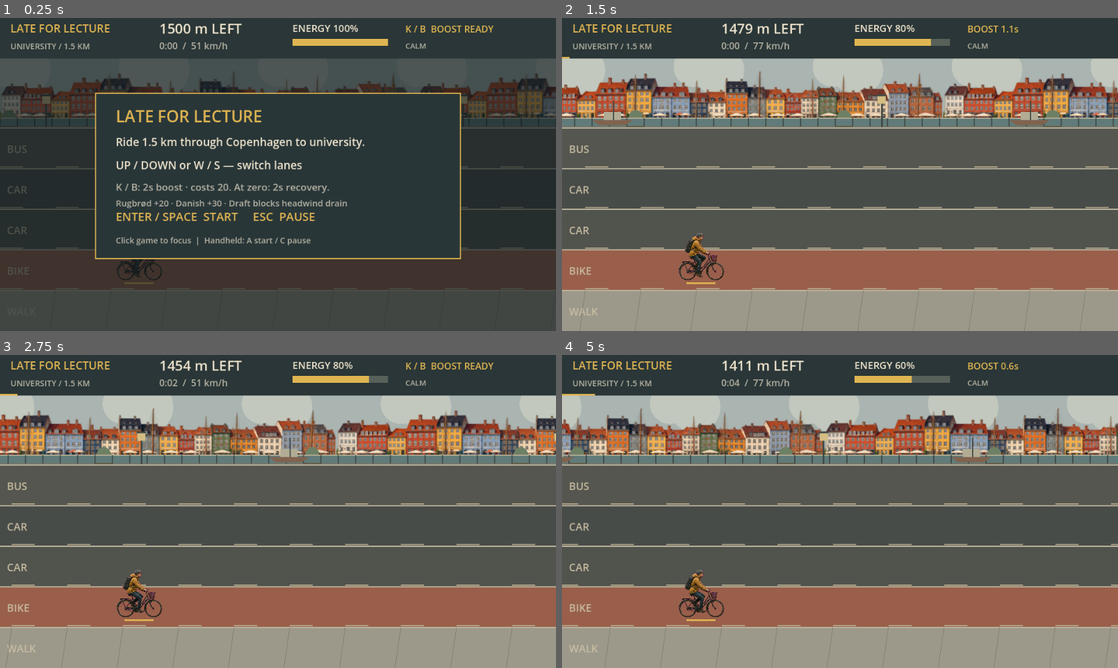
Above: before the commit, frames 1-4 (two rows, left to right).
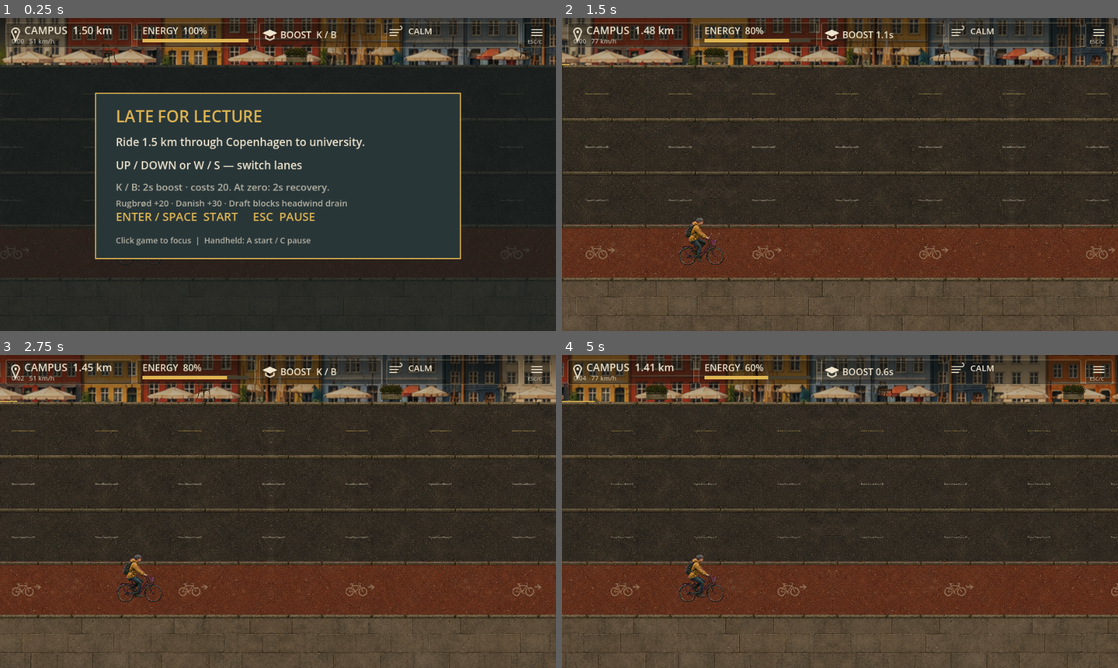
Above: after the commit, the same moments.

Repository: valesin/RushToCampus
Game: Godot game, scene res://scenes/cycling/CyclingGame.tscn
Same seed, same stepped clock (60 frames per second), same inputs: the game is played once before the commit and once after it.
Inputs (mouse positions are in pixels of both pictures, inside the frame that each line leads up to):
- Up to frame 1 (0.25 s): no input
- Up to frame 2 (1.5 s): tap Enter at 0.5 s; move the mouse to (962, 158) at 0.52 s; hold K (cycling_boost) 0.53-1.28 s; hold D (move_right) from 0.53 s (still down); click (962, 158) at 0.67 s; tap Space (jump) at 0.77 s; move the mouse to (728, 190) at 1.27 s; tap J (cycling_confirm) at 1.35 s; click (728, 190) at 1.42 s
- Up to frame 3 (2.75 s): tap Space (jump) at 1.52 s; move the mouse to (333, 442) at 2.02 s; release D (move_right) at 2.03 s; hold A (move_left) from 2.03 s (still down); tap Enter at 2.1 s; click (333, 442) at 2.17 s
- Up to frame 4 (5 s): move the mouse to (812, 574) at 2.77 s; release A (move_left) at 2.78 s; hold D (move_right) 2.78-4.28 s; tap Keypad Enter at 2.85 s; click (812, 574) at 2.92 s; tap Space (jump) at 3.02, 3.77, 4.52 s; move the mouse to (1006, 558) at 3.52 s; hold K (cycling_boost) 3.53-4.28 s; click (1006, 558) at 3.67 s; move the mouse to (673, 464) at 4.27 s; hold A (move_left) from 4.28 s (still down); tap J (cycling_confirm) at 4.35 s; click (673, 464) at 4.42 s

The runs differ from the first frame. In frame 1, 39% of the frame differs, in the area x 0-100%, y 0-100%; in frame 2, 96%; in frame 3, 96%; in frame 4, 96%.

Commit message:
Update cycling presentation with illustrated 85/15 street layout

Diff:
--- a/retro-biker/project.godot
+++ b/retro-biker/project.godot
@@ -26,6 +26,7 @@
 window/size/viewport_width=960.0
 window/size/viewport_height=540.0
 window/stretch/mode="viewport"
+window/stretch/aspect="keep"
 
 [dotnet]
 
--- a/retro-biker/scripts/cycling/presentation.gd
+++ b/retro-biker/scripts/cycling/presentation.gd
@@ -1,15 +1,19 @@
 extends Node2D
-## Three independent canvases: city/road, keyed traffic, unkeyed interface.
+## Independent facade, surface, decal/prop, traffic, pickup and HUD canvases.
 const Layer = preload("res://scripts/cycling/presentation_layer.gd")
 const Districts = preload("res://scripts/cycling/districts.gd")
-const CityDetails = preload("res://scripts/cycling/city_details.gd")
+const Layout = preload("res://scripts/cycling/presentation_layout.gd")
 var game
 var font: Font = ThemeDB.fallback_font
 var city_texture: Texture2D
 var atlas_frames: Array[Texture2D] = []
 var layers: Array[Node2D] = []
 var render_distance: float = 0.0
-var bread_style: StyleBoxFlat = food_bread_style()
+var street_materials: Texture2D
+var street_sprites: Texture2D
+var hud_fade: GradientTexture2D
+var debug_contacts: bool = false
+var hud_style: StyleBoxFlat = make_hud_style()
 const REGIONS: Dictionary = {
 	"player": Rect2(106, 90, 350, 365),
 	"cyclist": Rect2(583, 91, 359, 365),
@@ -20,12 +24,15 @@
 }
 
 const ART_WIDTHS: Dictionary = {"player":82.0,"cyclist":82.0,"car":110.0,"bus":170.0,"pedestrian":40.0,"barrier":55.0}
-const LANE_Y: Array[float] = [244.0,314.0,384.0,454.0,524.0]
+
 const INK := Color("#eee4cd")
 const MUTED := Color("#b6b3a4")
 const GOLD := Color("#dfb552")
 const GREEN := Color("#a9c495")
-const LABELS: Array[String] = ["BUS","CAR","CAR","BIKE","WALK"]
+
+const MATERIAL_REGIONS: Array[Rect2] = [Rect2(0,90,1254,224),Rect2(0,505,1254,224),Rect2(0,900,1254,224)]
+const STREET_REGIONS: Dictionary = {"bread":Rect2(96,102,485,323),"pastry":Rect2(697,113,473,309),"planter":Rect2(88,530,511,334),"chair":Rect2(795,487,319,406),"curb":Rect2(64,1030,542,88),"cycle":Rect2(716,962,476,220)}
+const CITY_BASELINES: Array[float] = [252.0,558.0,778.0,1018.0]
 const CITY_REGIONS: Array[Rect2] = [Rect2(0,0,1536,300),Rect2(0,300,1536,260),Rect2(0,560,1536,220),Rect2(0,780,1536,244)]
 
 func _ready() -> void:
@@ -39,7 +46,17 @@
 		var texture := load(path) as Texture2D
 		if texture:
 			atlas_frames.append(texture)
-	for i in 3:
+	street_materials = load("res://assets/cycling/street-materials.png")
+	street_sprites = load("res://assets/cycling/street-sprites.png")
+	hud_fade = GradientTexture2D.new()
+	hud_fade.width = 8
+	hud_fade.height = 81
+	hud_fade.fill_from = Vector2(0,0)
+	hud_fade.fill_to = Vector2(0,1)
+	hud_fade.gradient = Gradient.new()
+	hud_fade.gradient.set_color(0,Color(0.025,0.025,0.02,0.58))
+	hud_fade.gradient.set_color(1,Color(0.025,0.025,0.02,0.0))
+	for i in 6:
 		var layer := Layer.new()
 		layer.host = self
 		layer.layer_id = i
@@ -47,7 +64,10 @@
 		layers.append(layer)
 	var key_material := ShaderMaterial.new()
 	key_material.shader = load("res://scripts/cycling/chroma_key.gdshader")
-	layers[1].material = key_material
+	layers[3].material = key_material
+	var street_key := ShaderMaterial.new()
+	street_key.shader = load("res://scripts/cycling/street_key.gdshader")
+	for i in [2,4]: layers[i].material = street_key
 
 func _process(_delta: float) -> void:
 	render_distance = game.distance
@@ -60,64 +80,79 @@
 	c.draw_string(font, at, message, HORIZONTAL_ALIGNMENT_LEFT, -1.0, size, tint)
 
 func lane_y(value: float) -> float:
-	return LANE_Y[0] + clampf(value,0.0,4.0)*70.0
+	return Layout.lane_y(value)
 
 func district(tile: int) -> int:
 	return Districts.visual_district(tile)
 
 func render_layer(c: Node2D, layer_id: int) -> void:
 	match layer_id:
-		0: draw_world(c)
-		1: draw_traffic(c)
-		2:
-			draw_food(c)
+		0: draw_facades(c)
+		1: draw_surfaces(c)
+		2: draw_street_details(c)
+		3: draw_traffic(c)
+		4: draw_food(c)
+		5:
 			draw_hud(c)
 			draw_overlay(c)
-
-func draw_world(c: Node2D) -> void:
-	c.draw_rect(Rect2(0,0,960,540),Color("#aab4b1"))
-	# Sky moves at 5% of road velocity; global indices keep cloud identity stable.
-	var sky_scroll: float = render_distance * game.pixels_per_metre * 0.05
-	var cloud_first: int = int(floor(sky_scroll/240.0))
-	for i in range(cloud_first,cloud_first+6):
-		var x: float = i*240.0-sky_scroll
-		c.draw_circle(Vector2(x,84),35,Color("#c2c8be"))
-		c.draw_circle(Vector2(x+43,90),44,Color("#c2c8be"))
-	if city_texture:
-		var city_scroll: float = render_distance * game.pixels_per_metre * 0.25
-		var first: int = int(floor(city_scroll/720.0))
+			if debug_contacts: draw_contacts(c)
+
+func draw_facades(c: Node2D) -> void:
+	c.draw_rect(Rect2(0,0,960,81),Color("#3a372e"))
+	if not city_texture: return
+	var scroll: float = render_distance * game.pixels_per_metre * Districts.BUILDING_RATE
+	var first: int = int(floor(scroll/Districts.TILE_WIDTH))
+	for tile in range(first,first+3):
+		var left: float = tile*Districts.TILE_WIDTH-scroll
+		var area: int = district(tile)
+		var first_tile: int = [0,2,4,5][area]
+		var source := Rect2(fposmod((tile-first_tile)*480.0,960.0),CITY_BASELINES[area]-54.0,480.0,54.0)
+		c.draw_texture_rect_region(city_texture,Rect2(left,0,720,81),source,Color("#d1c6b1"))
+
+func draw_surfaces(c: Node2D) -> void:
+	var scroll: float = render_distance*game.pixels_per_metre
+	var first: int = int(floor(scroll/512.0))
+	for lane_id in 5:
+		var source: Rect2 = MATERIAL_REGIONS[0 if lane_id < 3 else lane_id-2]
 		for tile in range(first,first+3):
-			var left: float = tile*720.0-city_scroll
-			var region: Rect2 = CITY_REGIONS[district(tile)]
-			c.draw_texture_rect_region(city_texture,Rect2(left,70,720,120),region)
-	c.draw_rect(Rect2(0,186,960,4),Color("#72776c"))
-	var colors: Array[Color] = [Color("#55564f"),Color("#484c49"),Color("#51534d"),Color("#995f4b"),Color("#9c998b")]
-	var road_scroll: float = render_distance * game.pixels_per_metre
-	var dash_first: int = int(floor(road_scroll/96.0))
-	for lane_id in 5:
-		var top: float = 190.0+lane_id*70.0
-		c.draw_rect(Rect2(0,top,960,70),colors[lane_id])
-		c.draw_line(Vector2(0,top),Vector2(960,top),Color("#c2b9a1"),2)
-		text(c,Vector2(12,top+43),LABELS[lane_id],18,Color("#c8bda2"))
-		for dash in range(dash_first,dash_first+12):
-			var x: float = dash*96.0-road_scroll
-			if lane_id < 4:
-				c.draw_line(Vector2(x,top+67),Vector2(x+40,top+67),Color("#b4a98b"),2)
-			else:
-				c.draw_line(Vector2(x,top),Vector2(x-10,540),Color("#827e70"),1)
-	# Roadside planters move with the road, but stay out of the playable lanes.
-	var prop_first: int = int(floor(road_scroll/360.0))
-	for i in range(prop_first,prop_first+4):
-		var x: float = i*360.0-road_scroll
-		c.draw_rect(Rect2(x,178,30,10),Color("#665d49"))
-		c.draw_circle(Vector2(x+15,171),12,Color("#6e8064"))
-	CityDetails.draw(c,self)
-	for sign_distance in [1000.0,1300.0]:
-		var x: float = 240.0+(sign_distance-render_distance)*game.pixels_per_metre
-		if x > -160 and x < 1120:
-			c.draw_line(Vector2(x,140),Vector2(x,189),MUTED,3)
-			c.draw_rect(Rect2(x-84,115,168,30),Color("#344a47"))
-			text(c,Vector2(x-77,136),"UNIVERSITET "+str(int(game.route_length-sign_distance))+" m →",14)
+			var left: float = tile*512.0-scroll
+			# Alternate mirrored material tiles have matching pixels at every join.
+			var mirrored: bool = posmod(tile,2) == 1
+			c.draw_set_transform(Vector2(left+512.0 if mirrored else left,Layout.lane_top(lane_id)),0,Vector2(-1 if mirrored else 1,1))
+			c.draw_texture_rect_region(street_materials,Rect2(0,0,512,Layout.LANE_HEIGHT),source,Color("#c8bba4"))
+			c.draw_set_transform(Vector2.ZERO)
+		# Shadow lives within its lane and never changes the playable band.
+		c.draw_line(Vector2(0,Layout.lane_top(lane_id)+6),Vector2(960,Layout.lane_top(lane_id)+6),Color(0,0,0,0.25),2)
+
+func street_art(c: Node2D, kind: String, rect: Rect2, tint: Color = Color.WHITE) -> void:
+	c.draw_texture_rect_region(street_sprites,rect,STREET_REGIONS[kind],tint)
+
+func draw_street_details(c: Node2D) -> void:
+	var scroll: float = render_distance*game.pixels_per_metre
+	var first: int = int(floor(scroll/144.0))
+	for tile in range(first,first+8):
+		var x: float = tile*144.0-scroll
+		for lane_id in 5:
+			street_art(c,"curb",Rect2(x,Layout.lane_top(lane_id),145,6),Color("#b5aa91"))
+	# Worn paint dashes: separate overlay, with deterministic chips.
+	for tile in range(first,first+8):
+		var x: float = tile*144.0-scroll
+		for lane_id in 3:
+			var y: float = Layout.lane_top(lane_id)+Layout.LANE_HEIGHT*0.53
+			var tint: Color = Color("#a48d46") if lane_id == 0 else Color("#b8af98")
+			for chip in 10:
+				var fade: float = 0.27+float(posmod(tile*17+chip*7+lane_id,9))*0.035
+				tint.a = fade
+				c.draw_rect(Rect2(x+chip*4,y+float(posmod(chip,3))*0.3,3.5,2.2),tint)
+	var mark_first: int = int(floor(scroll/288.0))
+	for tile in range(mark_first,mark_first+5):
+		street_art(c,"cycle",Rect2(tile*288.0-scroll,Layout.lane_top(3)+36,52,24),Color(0.85,0.81,0.70,0.58))
+	# Sparse illustrated furniture. All pixels stay above the gameplay strip.
+	var prop_first: int = int(floor(scroll/720.0))
+	for tile in range(prop_first,prop_first+3):
+		var x: float = tile*720.0-scroll
+		street_art(c,"planter",Rect2(x+490,48,44,29),Color("#b6b099"))
+		street_art(c,"chair",Rect2(x+175,45,25,32),Color("#c9bea5"))
 
 func sprite_art(c: Node2D, kind: String, at: Vector2, phase: float) -> void:
 	if atlas_frames.size() != 2: return
@@ -135,43 +170,62 @@
 	for item in items:
 		var actor = item.actor
 		if actor == null:
-			var at := Vector2(240,item.y)
+			var at := Vector2(Layout.PLAYER_X,item.y)
 			if game.rider.sheltered:
 				c.draw_colored_polygon(PackedVector2Array([at+Vector2(-42,-5),at+Vector2(95,-5),at+Vector2(95,-52),at+Vector2(-42,-22)]),Color(0.66,0.8,0.57,0.2))
 			if game.rider.cooldown_left <= 0 or int(game.elapsed*14)%2 == 0:
 				sprite_art(c,"player",at,game.rider.animation_phase)
-			c.draw_line(at+Vector2(-25,4),at+Vector2(25,4),GOLD,3)
+
 		else:
-			var x: float = 240.0+(actor.distance-render_distance)*game.pixels_per_metre
+			var x: float = Layout.world_x(actor.distance,render_distance,game.pixels_per_metre)
 			if actor.definition.visual_scene != null:
 				if not is_instance_valid(actor.visual):
 					actor.visual = actor.definition.visual_scene.instantiate()
-					layers[1].add_child(actor.visual)
+					layers[3].add_child(actor.visual)
 				actor.visual.position = Vector2(x,item.y)
 			else:
 				var cadence: float = absf(actor.definition.speed)/12.0*6.0 if actor.definition.kind == "cyclist" else 4.0 if actor.definition.kind == "pedestrian" else 2.0
 				sprite_art(c,actor.definition.kind,Vector2(x,item.y),game.elapsed*cadence)
 
 func draw_hud(c: Node2D) -> void:
-	c.draw_rect(Rect2(0,0,960,70),Color("#2a3637"))
-	text(c,Vector2(18,25),"LATE FOR LECTURE",19,GOLD)
-	text(c,Vector2(18,54),"UNIVERSITY / 1.5 KM",14,MUTED)
-	text(c,Vector2(275,27),"%d m LEFT" % int(ceil(maxf(0,game.route_length-game.distance))),24)
-	text(c,Vector2(275,54),"%d:%02d  /  %d km/h" % [int(game.elapsed)/60,int(game.elapsed)%60,int(game.rider.speed*3.6)],16,MUTED)
-	text(c,Vector2(505,24),"ENERGY %d%% %s" % [int(game.rider.energy),"+" if game.rider.energy_change>0 else "-" if game.rider.energy_change<0 else ""],17)
-	c.draw_rect(Rect2(505,36,165,12),Color("#58605a"))
-	c.draw_rect(Rect2(505,36,165*game.rider.energy/100.0,12),GREEN if game.rider.recovering else GOLD)
-	var effort: String = "RECOVER %.1fs" % game.rider.recovery_left if game.rider.recovering else "BOOST %.1fs" % game.rider.boost_left if game.rider.boost_left > 0.0 else "K / B  BOOST READY" if game.rider.boost_ready() else "BOOST NEEDS 20"
-	text(c,Vector2(700,25),effort,16,GREEN if game.rider.recovering or game.rider.sheltered else GOLD)
-	text(c,Vector2(700,53),game.wind.warning() if game.wind.warning() != "" else game.wind.phase() + (" / DRAFT" if game.rider.sheltered else ""),13,MUTED)
-	c.draw_rect(Rect2(0,67,960*clampf(game.distance/game.route_length,0,1),3),GOLD)
+	c.draw_texture_rect(hud_fade,Rect2(0,0,960,81),false)
+	# Transparent bordered panels float over the facade and fade behind the text.
+	for panel in [Rect2(10,8,218,43),Rect2(236,8,204,43),Rect2(448,8,211,43),Rect2(667,8,229,43),Rect2(904,8,46,43)]:
+		c.draw_style_box(hud_style,panel)
+	text(c,Vector2(42,28),"CAMPUS  %.2f km" % (maxf(0,game.route_length-game.distance)/1000.0),18,INK)
+	text(c,Vector2(20,44),"%d:%02d   %d km/h" % [int(game.elapsed)/60,int(game.elapsed)%60,int(game.rider.speed*3.6)],11,MUTED)
+	text(c,Vector2(246,28),"ENERGY  %d%%" % int(game.rider.energy),16,INK)
+	c.draw_rect(Rect2(246,36,183,6),Color("#443d2d"))
+	c.draw_rect(Rect2(246,36,183*game.rider.energy/100.0,6),GREEN if game.rider.recovering else GOLD)
+	var effort: String = "RECOVER %.1fs" % game.rider.recovery_left if game.rider.recovering else "BOOST %.1fs" % game.rider.boost_left if game.rider.boost_left > 0.0 else "BOOST  K / B" if game.rider.boost_ready() else "BOOST NEEDS 20"
+	text(c,Vector2(484,35),effort,16,GREEN if game.rider.recovering else INK)
+	text(c,Vector2(705,28),game.wind.phase(),15,INK)
+	var wind_detail: String = game.wind.warning() if game.wind.warning() != "" else "DRAFT: SHELTERED" if game.rider.sheltered else ""
+	text(c,Vector2(677,44),wind_detail,10,MUTED)
+	draw_hud_icon(c,"pin",Vector2(27,28))
+	draw_hud_icon(c,"cap",Vector2(466,28))
+	draw_hud_icon(c,"wind",Vector2(683,24))
+	draw_hud_icon(c,"menu",Vector2(927,25))
+	text(c,Vector2(911,44),"ESC/C",9,MUTED)
+	if game.food.feedback_left > 0.0:
+		c.draw_style_box(hud_style,Rect2(374,55,212,23))
+		text(c,Vector2(389,72),game.food.feedback,14,GOLD)
+	c.draw_rect(Rect2(0,79,960*clampf(game.distance/game.route_length,0,1),2),GOLD)
+
+func make_hud_style() -> StyleBoxFlat:
+	var style := StyleBoxFlat.new()
+	style.bg_color = Color(0.05,0.055,0.04,0.36)
+	style.border_color = Color(0.66,0.60,0.47,0.6)
+	style.set_border_width_all(1)
+	style.set_corner_radius_all(3)
+	return style
 
 func draw_overlay(c: Node2D) -> void:
 	if game.state == game.RunState.RUNNING: return
 	if game.state == game.RunState.CRASHED:
 		c.draw_rect(Rect2(0,0,960,540),Color(0.65,0.2,0.12,0.18))
 		return
-	c.draw_rect(Rect2(0,70,960,470),Color(0.06,0.1,0.11,0.65))
+	c.draw_rect(Rect2(0,Layout.CITY_HEIGHT,960,540-Layout.CITY_HEIGHT),Color(0.06,0.1,0.11,0.65))
 	c.draw_rect(Rect2(165,130,630,285),Color("#293638"))
 	c.draw_rect(Rect2(165,130,630,285),GOLD,false,2)
 	var title: String = "LATE FOR LECTURE"
@@ -202,37 +256,40 @@
 
 func draw_food(c: Node2D) -> void:
 	for item in game.food.items:
-		var at := Vector2(240.0 + (item.distance - render_distance) * game.pixels_per_metre, lane_y(item.lane) - 24.0)
+		var at := Vector2(Layout.world_x(item.distance,render_distance,game.pixels_per_metre),lane_y(item.lane)-24.0)
 		if at.x < -60.0 or at.x > 1020.0: continue
-		c.draw_circle(at, 24.0, Color("#293638"))
-		c.draw_arc(at,24.0,0.0,TAU,32,GOLD,2.0,true)
-		if item.kind == "bread":
-			# Dark rye slice, crust and pale seeds, in the existing muted palette.
-			c.draw_style_box(bread_style,Rect2(at-Vector2(18,13),Vector2(36,27)))
-			for seed_at in [Vector2(-10,-5),Vector2(0,4),Vector2(9,-6),Vector2(-9,7),Vector2(11,6)]:
-				c.draw_line(at+seed_at,at+seed_at+Vector2(3,-2),Color("#d4bc86"),2.0)
-		else:
-			# Folded spandauer: flaky corners, golden dough and custard centre.
-			var outline := PackedVector2Array()
-			var dough := PackedVector2Array()
-			for point in [Vector2(-18,-9),Vector2(-10,-17),Vector2(0,-13),Vector2(12,-17),Vector2(19,-5),Vector2(14,0),Vector2(18,11),Vector2(7,18),Vector2(0,14),Vector2(-13,17),Vector2(-18,7),Vector2(-13,0)]:
-				outline.append(at+point)
-				dough.append(at+point*0.82)
-			c.draw_colored_polygon(outline,Color("#975b34"))
-			c.draw_colored_polygon(dough,GOLD)
-			c.draw_circle(at,7.0,Color("#af713c"))
-			c.draw_circle(at,5.0,Color("#edcf82"))
-			for offset in [Vector2(-11,-9),Vector2(8,-10),Vector2(-10,9),Vector2(8,10)]:
-				c.draw_line(at+offset-Vector2(2,1),at+offset+Vector2(3,-1),INK,2.0,true)
-		text(c,at+Vector2(-14,39),"+20" if item.kind == "bread" else "+30",13,GOLD)
-	if game.food.feedback_left > 0.0:
-		c.draw_rect(Rect2(365,78,230,31),Color("#293638"))
-		text(c,Vector2(389,100),game.food.feedback,18,GOLD)
-
-func food_bread_style() -> StyleBoxFlat:
-	var style := StyleBoxFlat.new()
-	style.bg_color = Color("#735039")
-	style.border_color = Color("#412f29")
-	style.set_border_width_all(3)
-	style.set_corner_radius_all(5)
-	return style
+		street_art(c,item.kind,Rect2(at-Vector2(20,15),Vector2(40,30)))
+		text(c,at+Vector2(-12,27),"+20" if item.kind == "bread" else "+30",12,GOLD)
+
+func draw_contacts(c: Node2D) -> void:
+	for lane_id in 5:
+		c.draw_line(Vector2(0,lane_y(lane_id)),Vector2(960,lane_y(lane_id)),Color(0,1,1,0.4),1)
+	c.draw_rect(Layout.contact_rect(game.distance,game.rider.lane_position,game.rider.contact_size,render_distance,game.pixels_per_metre),Color.CYAN,false,1)
+	for actor in game.traffic.actors:
+		c.draw_rect(Layout.contact_rect(actor.distance,actor.definition.lane,actor.definition.contact_size,render_distance,game.pixels_per_metre),Color.RED if actor.lethal() else Color.YELLOW,false,1)
+	for item in game.food.items:
+		c.draw_rect(Layout.contact_rect(item.distance,item.lane,Vector2(7,0.6),render_distance,game.pixels_per_metre),Color.GREEN,false,1)
+
+func draw_hud_icon(c: Node2D, kind: String, at: Vector2) -> void:
+	match kind:
+		"pin":
+			c.draw_arc(at-Vector2(0,4),6.5,PI,TAU,16,INK,2,true)
+			c.draw_polyline(PackedVector2Array([at+Vector2(-6.5,-4),at+Vector2(0,12),at+Vector2(6.5,-4)]),INK,2,true)
+			c.draw_circle(at-Vector2(0,4),2.2,INK)
+		"cap":
+			c.draw_colored_polygon(PackedVector2Array([at+Vector2(-13,-2),at+Vector2(0,-8),at+Vector2(13,-2),at+Vector2(0,4)]),INK)
+			c.draw_polyline(PackedVector2Array([at+Vector2(-7,3),at+Vector2(-7,7),at+Vector2(0,10),at+Vector2(7,7),at+Vector2(7,3)]),INK,2,true)
+		"wind":
+			for i in 3:
+				c.draw_line(at+Vector2(-10,i*5-4),at+Vector2(8-i*3,i*5-4),INK,1.5,true)
+			c.draw_arc(at+Vector2(8,-7),3,-PI/2,PI/2,8,INK,1.5,true)
+		"menu":
+			for i in 3: c.draw_line(at+Vector2(-9,i*5-5),at+Vector2(9,i*5-5),INK,1.6,true)
+
+func _unhandled_input(event: InputEvent) -> void:
+	# The illustrated menu icon opens the existing pause overlay, not a new menu.
+	if event is InputEventMouseButton and event.pressed and event.button_index == MOUSE_BUTTON_LEFT:
+		if Rect2(904,8,46,43).has_point(event.position):
+			if game.state == game.RunState.RUNNING: game.state = game.RunState.PAUSED
+			elif game.state == game.RunState.PAUSED: game.state = game.RunState.RUNNING
+			get_viewport().set_input_as_handled()
--- /dev/null
+++ b/retro-biker/scripts/cycling/presentation_layout.gd
@@ -0,0 +1,17 @@
+extends RefCounted
+## One projection for art and debug geometry. Simulation remains metres/lane units.
+const WIDTH: float = 960.0
+const HEIGHT: float = 540.0
+const CITY_HEIGHT: float = 81.0
+const LANE_HEIGHT: float = 91.8
+const PLAYER_X: float = 240.0
+const GROUND_FRACTION: float = 0.78
+static func lane_top(lane: int) -> float:
+	return CITY_HEIGHT + float(lane) * LANE_HEIGHT
+static func lane_y(lane: float) -> float:
+	return CITY_HEIGHT + (clampf(lane,0.0,4.0) + GROUND_FRACTION) * LANE_HEIGHT
+static func world_x(distance: float, camera_distance: float, pixels_per_metre: float) -> float:
+	return PLAYER_X + (distance-camera_distance)*pixels_per_metre
+static func contact_rect(distance: float, lane: float, size: Vector2, camera_distance: float, ppm: float) -> Rect2:
+	var extent := Vector2(size.x*ppm,size.y*LANE_HEIGHT)
+	return Rect2(Vector2(world_x(distance,camera_distance,ppm),lane_y(lane))-extent*0.5,extent)
--- /dev/null
+++ b/retro-biker/scripts/cycling/street_key.gdshader
@@ -0,0 +1,8 @@
+shader_type canvas_item;
+render_mode unshaded;
+void fragment() {
+	// Evaluate the key before vertex tint, so muted stone never leaves a pink seam.
+	vec4 source = texture(TEXTURE, UV);
+	float key = smoothstep(0.08, 0.30, min(source.r,source.b)-source.g);
+	COLOR.a *= 1.0-key;
+}
--- /dev/null
+++ b/retro-biker/tests/cycling/visual_checks.gd
@@ -0,0 +1,65 @@
+extends SceneTree
+const Layout = preload("res://scripts/cycling/presentation_layout.gd")
+var checks: Dictionary = {}
+func _initialize() -> void:
+	call_deferred("run_checks")
+func run_checks() -> void:
+	var game = load("res://scenes/cycling/CyclingGame.tscn").instantiate()
+	game.score_path = "user://visual_checks.json"
+	root.add_child(game)
+	await process_frame
+	game.start_run()
+	game.set_physics_process(false)
+	game.traffic.enabled = false
+	game.food.enabled = false
+	checks.layout_85_15 = Layout.CITY_HEIGHT == 81.0 and is_equal_approx(Layout.LANE_HEIGHT*5,459.0)
+	checks.horizontal_scale_preserved = game.pixels_per_metre == 12.0 and Layout.PLAYER_X == 240.0
+	checks.layer_separation = game.presentation.layers.size() == 6
+	checks.native_sprite_widths = game.presentation.ART_WIDTHS == {"player":82.0,"cyclist":82.0,"car":110.0,"bus":170.0,"pedestrian":40.0,"barrier":55.0}
+	var aligned: bool = true
+	for lane in 5:
+		var rect: Rect2 = Layout.contact_rect(0,lane,Vector2(13,0.4),0,12)
+		aligned = aligned and rect.position.y >= Layout.lane_top(lane) and rect.end.y <= Layout.lane_top(lane)+Layout.LANE_HEIGHT
+	checks.contacts_inside_lane_bands = aligned
+	checks.continuous_projection = is_equal_approx(Layout.lane_y(2.5),(Layout.lane_y(2)+Layout.lane_y(3))*0.5)
+	checks.bottom_lane_visible = Layout.lane_y(4)+0.2*Layout.LANE_HEIGHT < 540.0
+	var path: String = OS.get_cmdline_user_args()[0]
+	# Staged diagnostic: all traffic kinds, plus both pickups, through real renderer.
+	for item in [["bus",0,34.0],["car",1,20.0],["car",2,47.0],["cyclist",3,37.0],["pedestrian",4,22.0],["barrier",4,50.0]]:
+		game.traffic.actors.append(game.traffic.make_actor(item[0],item[1],item[2]))
+	game.food.items.append({"kind":"bread","lane":3,"distance":16.0,"amount":20.0})
+	game.food.items.append({"kind":"pastry","lane":2,"distance":30.0,"amount":30.0})
+	await process_frame
+	await RenderingServer.frame_post_draw
+	root.get_texture().get_image().save_png(path+"/staged-all-lanes.png")
+	game.presentation.debug_contacts = true
+	await process_frame
+	await RenderingServer.frame_post_draw
+	root.get_texture().get_image().save_png(path+"/collision-projection.png")
+	game.presentation.debug_contacts = false
+	# Native rendering at material and district boundaries; two adjacent frames each.
+	for boundary in [512.0/12.0, 480.0, 960.0, 1200.0]:
+		for side in [-0.01,0.01]:
+			game.distance = boundary+side
+			game.previous_distance = game.distance
+			await process_frame
+			await RenderingServer.frame_post_draw
+			root.get_texture().get_image().save_png(path+"/seam-%s-%s.png" % [str(boundary).replace(".","_"),"before" if side<0 else "after"])
+	# Use an empty scene for a normal-rate renderer timing sample.
+	game.traffic.reset()
+	game.food.reset()
+	var times: Array[float] = []
+	var before: int = Time.get_ticks_usec()
+	for i in 90:
+		await process_frame
+		var now: int = Time.get_ticks_usec()
+		times.append((now-before)/1000.0)
+		before = now
+	times.sort()
+	var failures: Array = []
+	for label in checks:
+		if not checks[label]: failures.append(label)
+	print(JSON.stringify({"checks":checks,"failures":failures,"render_frame_median_ms":times[45],"render_frame_p95_ms":times[85]}))
+	game.queue_free()
+	await process_frame
+	quit(0 if failures.is_empty() else 1)
Binary file added: retro-biker/assets/cycling/street-materials.png
Binary file added: retro-biker/assets/cycling/street-sprites.png
Not shown, added: retro-biker/scripts/cycling/presentation_layout.gd.uid
Not shown, added: retro-biker/scripts/cycling/street_key.gdshader.uid
Not shown, added: retro-biker/tests/cycling/visual_checks.gd.uid
Not shown, added: retro-biker/tests/cycling/VISUAL_UPDATE.md
